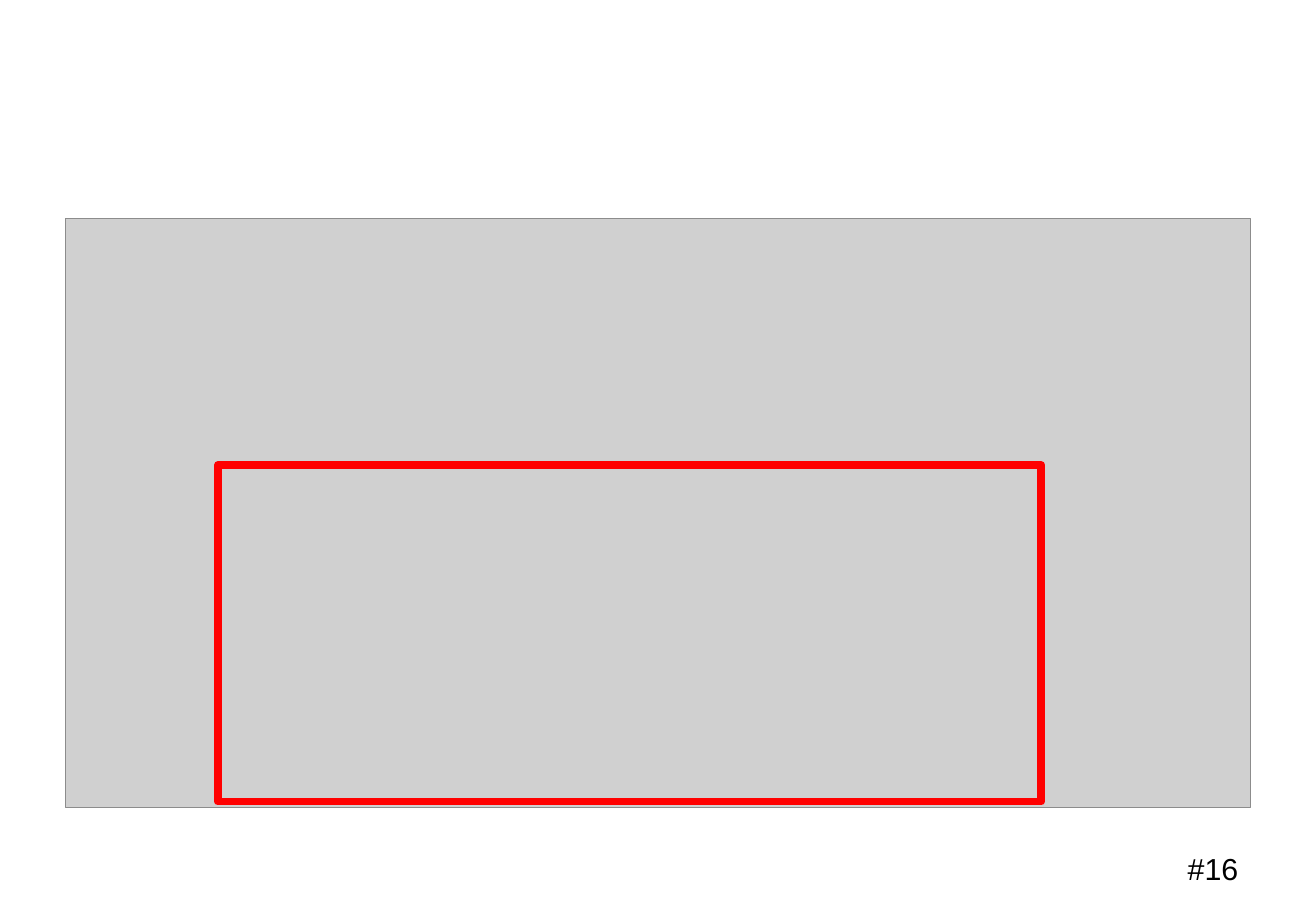
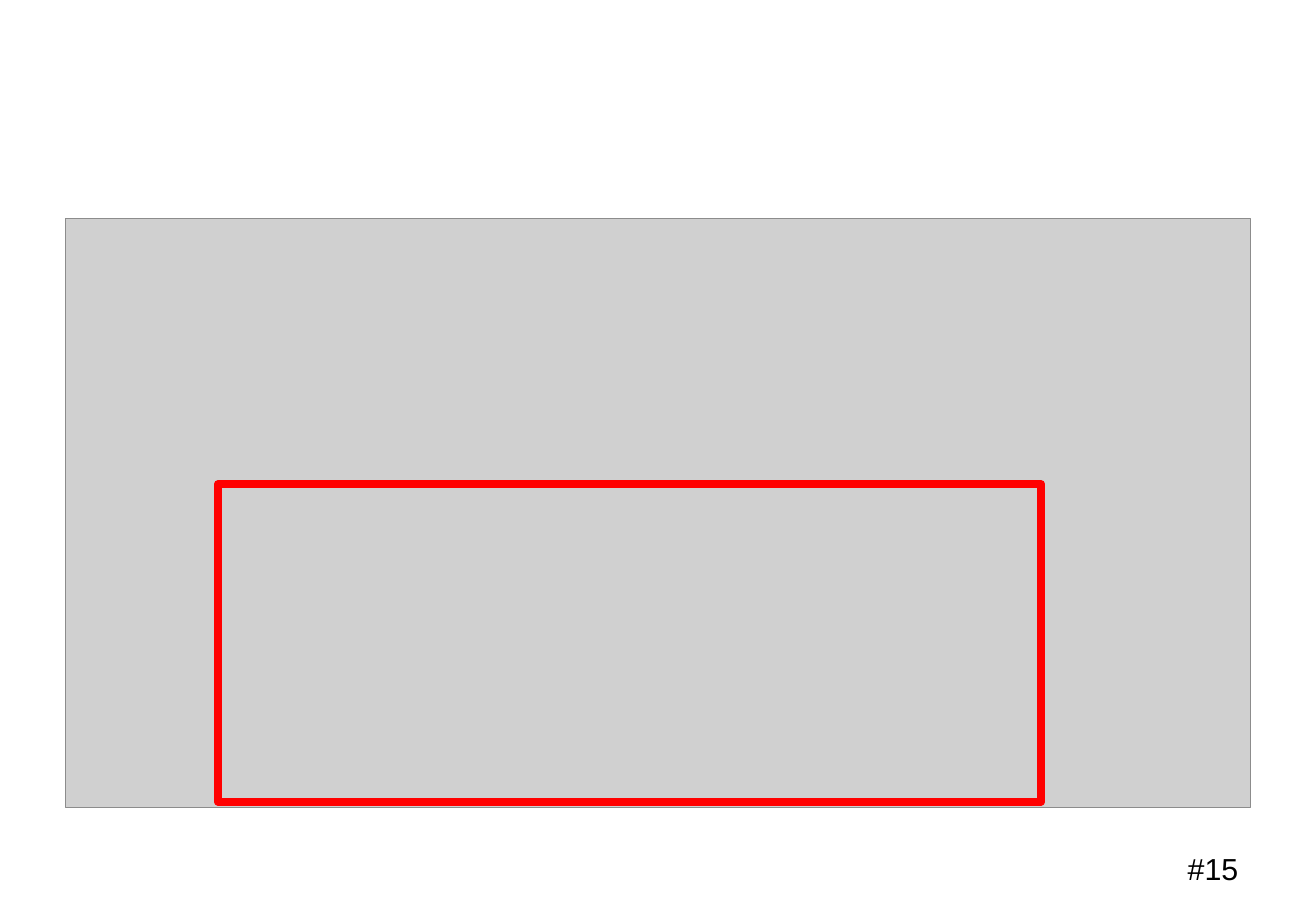
Before and after one commit to Mocchy2/graduation-thesis, a slide deck: slide 15 of 卒業論文 発表用スライド.pptx (slide 16 before the commit). Drawn at 1316x911 pixels with LibreOffice and Linux fonts; fonts in the diff are those of the drawing; grey boxes stand for pictures; background and template pictures are left out. Boxes give left, top, right and bottom in pixels: in the first picture for what was removed or moved away, otherwise in the second. Text is boxed around its words. In the diff, an @@ line names an element or a change of style, - is before the commit and + after.

```diff
--- a/卒業論文 発表用スライド.pptx
+++ b/卒業論文 発表用スライド.pptx
@@ rectangle: place and size @@
-rectangle at <box>218,465,1041,802</box>
+rectangle at <box>218,485,1041,802</box>
@@ page number at <box>1188,859,1239,881</box>: text changed @@
-#16
+#15
```
Also in this commit, not shown: 5 other slides changed, 1 slide removed.
